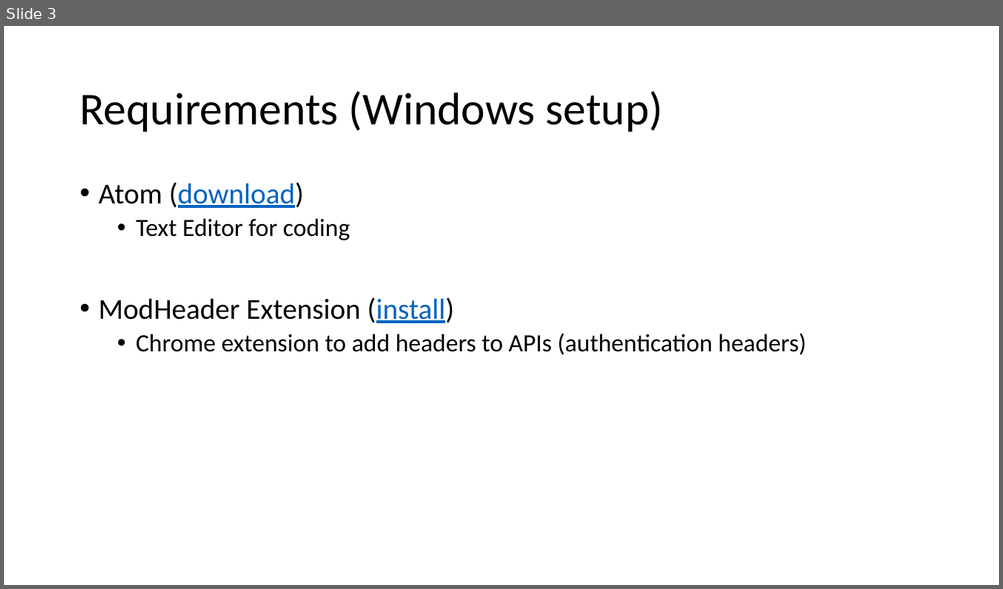
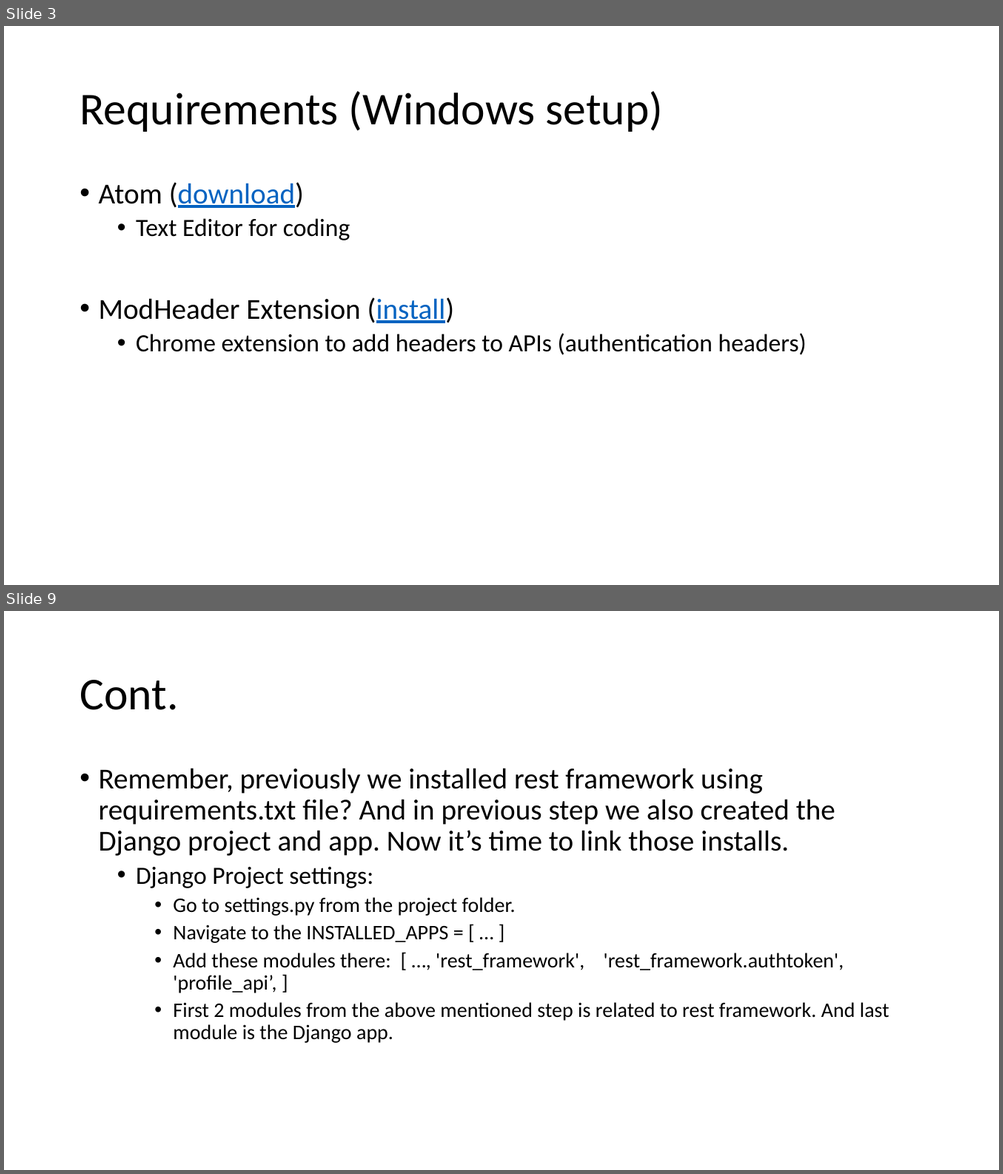
Before and after one commit to Smit24-git/profiles-rest-api, a slide deck: setup.pptx. Shown one above the other, each under a label of ours: slide 3 before the commit, slides 3 and 9 after it; the slides between them are not shown. The pictures are 1003x589 and 1003x1174 pixels, drawn with LibreOffice and Linux fonts; fonts in the diff are those of the drawing. Boxes give left, top, right and bottom in pixels: in the first picture for what was removed or moved away, otherwise in the second. Text is boxed around its words. In the diff, an @@ line names an element or a change of style, - is before the commit and + after.

Commit message:
Created Django Project and app

```diff
--- a/setup.pptx
+++ b/setup.pptx
@@ slide 9 added at [4, 611, 999, 1170], background #FFFFFF @@
@@ title added at [79, 680, 178, 710], 44 pt, text #000000 @@
+Cont.
@@ text added at [99, 768, 889, 1043], 20 pt, text #000000 @@
+• Remember, previously we installed rest framework using requirements.txt file? And in previous step we also created the Django project and app. Now it’s time to link those installs.
+  • Django Project settings:
+    • Go to settings.py from the project folder.
+    • Navigate to the INSTALLED_APPS = [ … ]
+    • Add these modules there: [ …, 'rest_framework', 'rest_framework.authtoken', 'profile_api’, ]
+    • First 2 modules from the above mentioned step is related to rest framework. And last module is the Django app.
```
Also in this commit, not shown: 1 slide changed, 5 other slides added, 14 other files.
